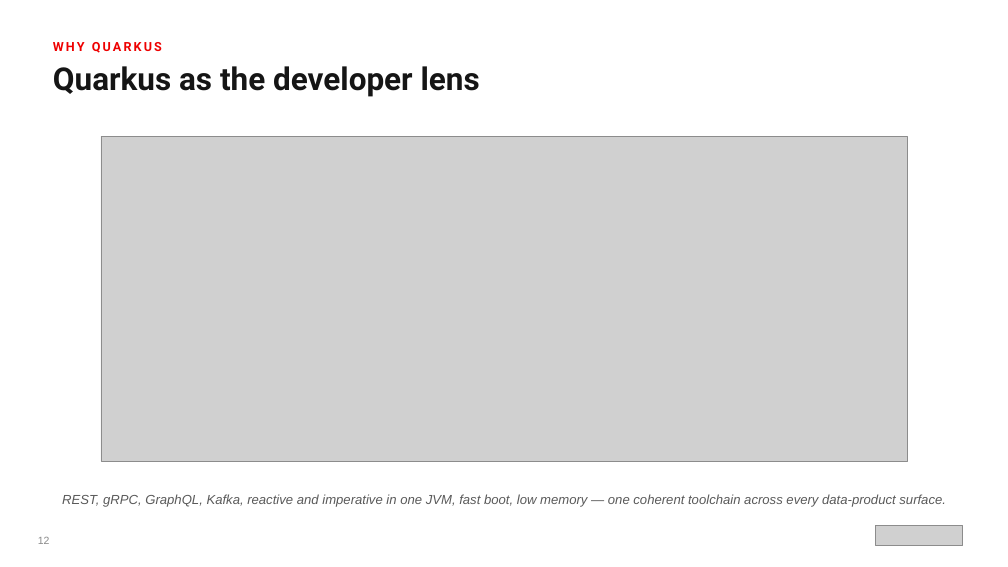
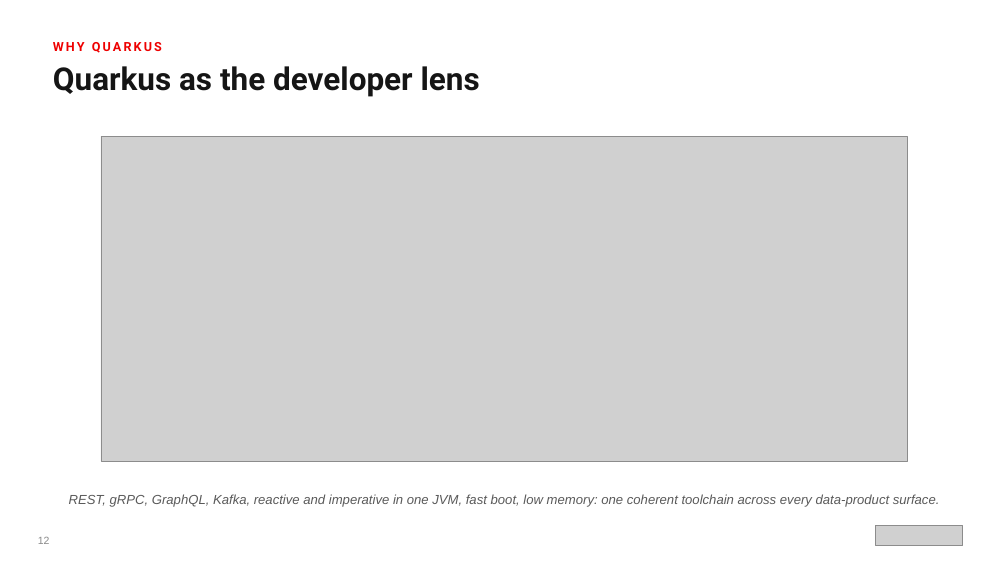
Before and after one commit to patterncatalyst/datamesh-reference-arch-quarkus, a slide deck: slide 13 of presentation/datamesh-101/Datamesh_101-r1.1.pptx. Drawn at 1008x567 pixels with LibreOffice and Linux fonts; fonts in the diff are those of the drawing; grey boxes stand for pictures. Boxes give left, top, right and bottom in pixels: in the first picture for what was removed or moved away, otherwise in the second. Text is boxed around its words. In the diff, an @@ line names an element or a change of style, - is before the commit and + after.

```diff
--- a/presentation/datamesh-101/Datamesh_101-r1.1.pptx
+++ b/presentation/datamesh-101/Datamesh_101-r1.1.pptx
@@ text at bbox=[69, 494, 940, 507]: text changed @@
-REST, gRPC, GraphQL, Kafka, reactive and imperative in one JVM, fast boot, low memory — one coherent toolchain across every data-product surface.
+REST, gRPC, GraphQL, Kafka, reactive and imperative in one JVM, fast boot, low memory: one coherent toolchain across every data-product surface.
```
Also in this commit, not shown: 12 other slides changed, 4 other files.
